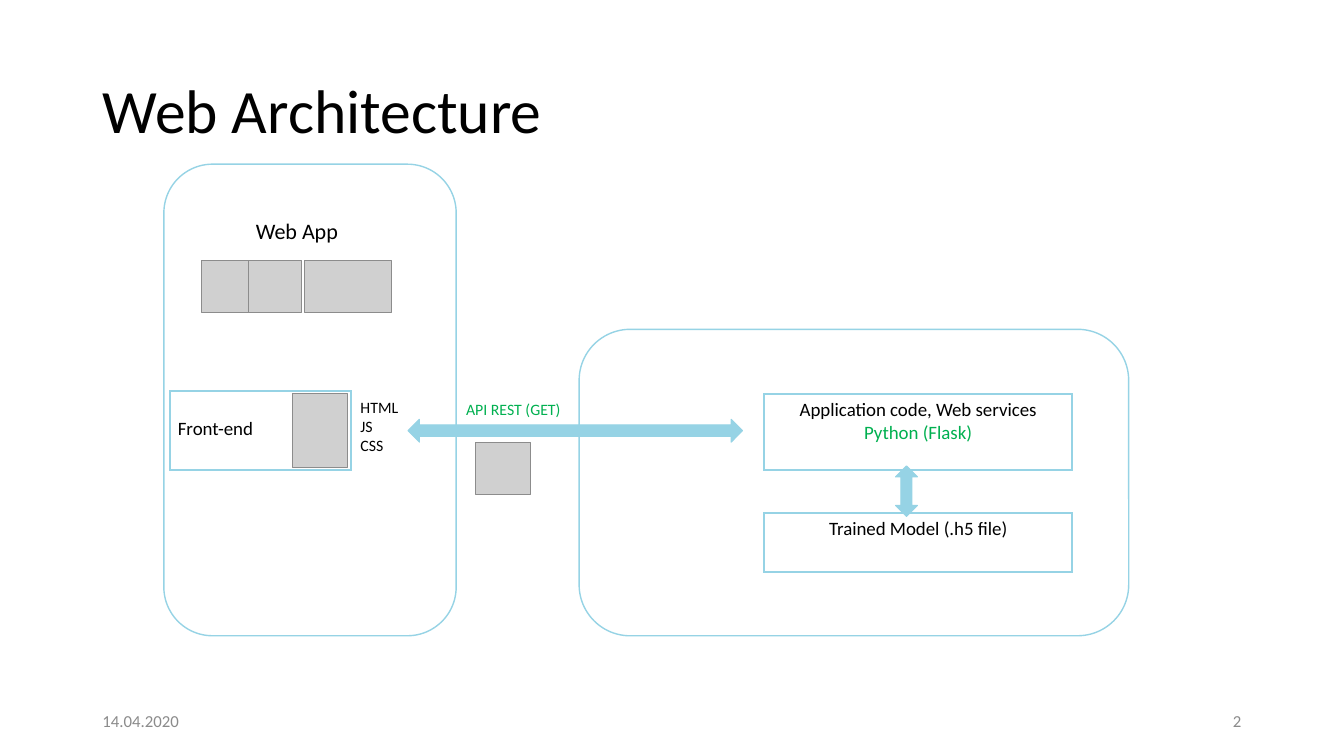
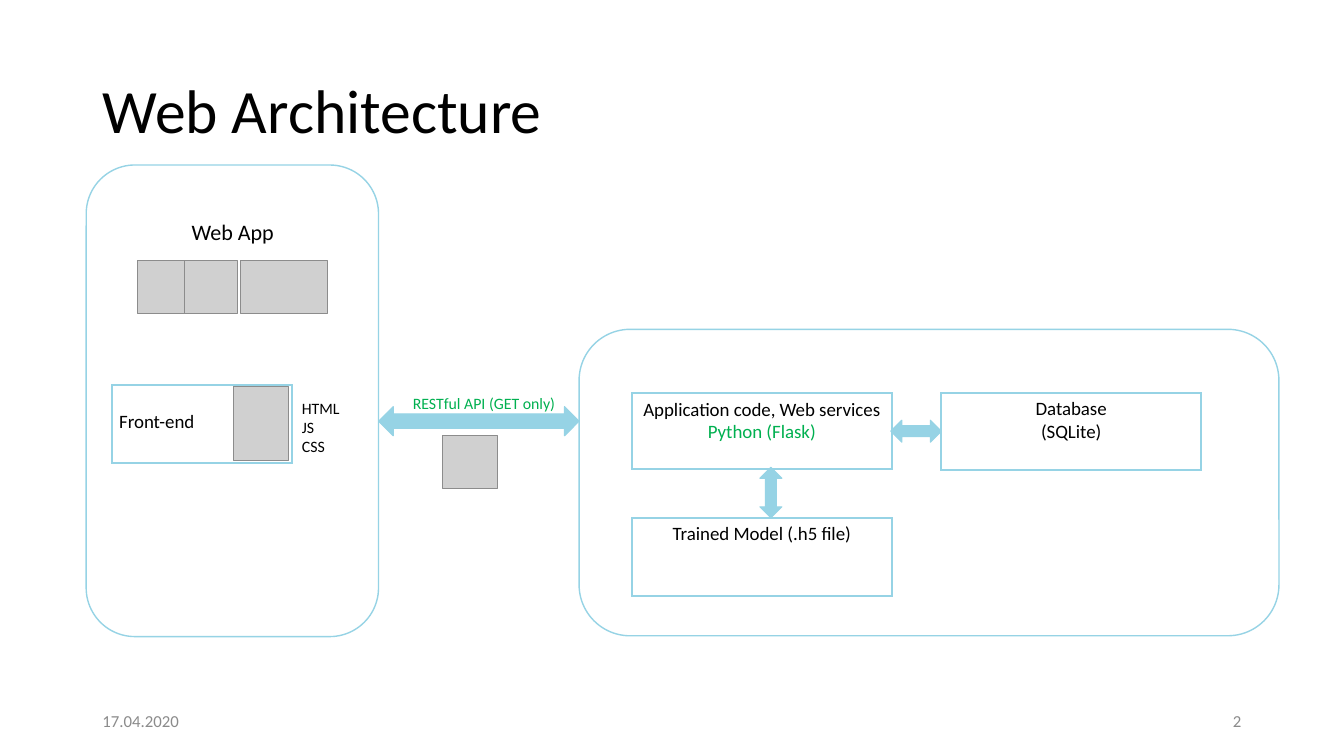
Before and after one commit to Khaledjallouli/project, a slide deck: slide 2 of Web/WebArchitectureDef.pptx. Drawn at 1344x756 pixels with LibreOffice and Linux fonts; fonts in the diff are those of the drawing; grey boxes stand for pictures; background and template pictures are left out. Boxes give left, top, right and bottom in pixels: in the first picture for what was removed or moved away, otherwise in the second. Text is boxed around its words. In the diff, an @@ line names an element or a change of style, - is before the commit and + after.

```diff
--- a/Web/WebArchitectureDef.pptx
+++ b/Web/WebArchitectureDef.pptx
@@ rounded rectangle: place and size @@
-rounded rectangle at [164,164,457,636]
+rounded rectangle at [87,165,379,637]
@@ 3 pictures, 1 text: place and size @@
-3 pictures, 1 text at [202,223,391,313]
+3 pictures, 1 text at [137,224,328,314]
@@ rounded rectangle: place and size @@
-rounded rectangle at [580,330,1129,636]
+rounded rectangle at [580,330,1279,636]
@@ rectangle "Front-end": place and size @@
-rectangle "Front-end" at [170,391,351,470]
+rectangle "Front-end" at [112,385,292,464]
@@ picture: place and size @@
-picture at [292,393,348,468]
+picture at [234,386,289,461]
@@ text "HTML": place and size @@
-text "HTML" at [360,403,398,451]
+text "HTML" at [302,404,340,452]
@@ up down arrow: place and size @@
-up down arrow at [408,419,743,442]
+up down arrow at [379,406,580,436]
@@ text at [413,397,555,412]: text changed @@
-API REST (GET)
+RESTful API (GET only)
@@ rectangle "Application code, Web services Python ...": place and size @@
-rectangle "Application code, Web services Python ..." at [764,394,1073,470]
+rectangle "Application code, Web services Python ..." at [632,393,892,469]
@@ rectangle added at [942,393,1202,470], fill #FFFFFF, outline #96D3E5 1.5 pt, 13.5 pt, text #000000 @@
+Database
+(SQLite)
@@ picture: place and size @@
-picture at [476,443,531,495]
+picture at [443,436,498,488]
@@ up down arrow added at [891,420,942,443], fill #96D3E5, outline #96D3E5 0.75 pt @@
@@ up down arrow: place and size @@
-up down arrow at [895,466,918,516]
+up down arrow at [760,468,782,518]
@@ rectangle "Trained Model (.h5 file)": place and size @@
-rectangle "Trained Model (.h5 file)" at [764,513,1073,573]
+rectangle "Trained Model (.h5 file)" at [632,518,892,596]
@@ text at [102,716,178,727]: text changed @@
-14.04.2020
+17.04.2020
```
Also in this commit, not shown: 1 other slide changed.
